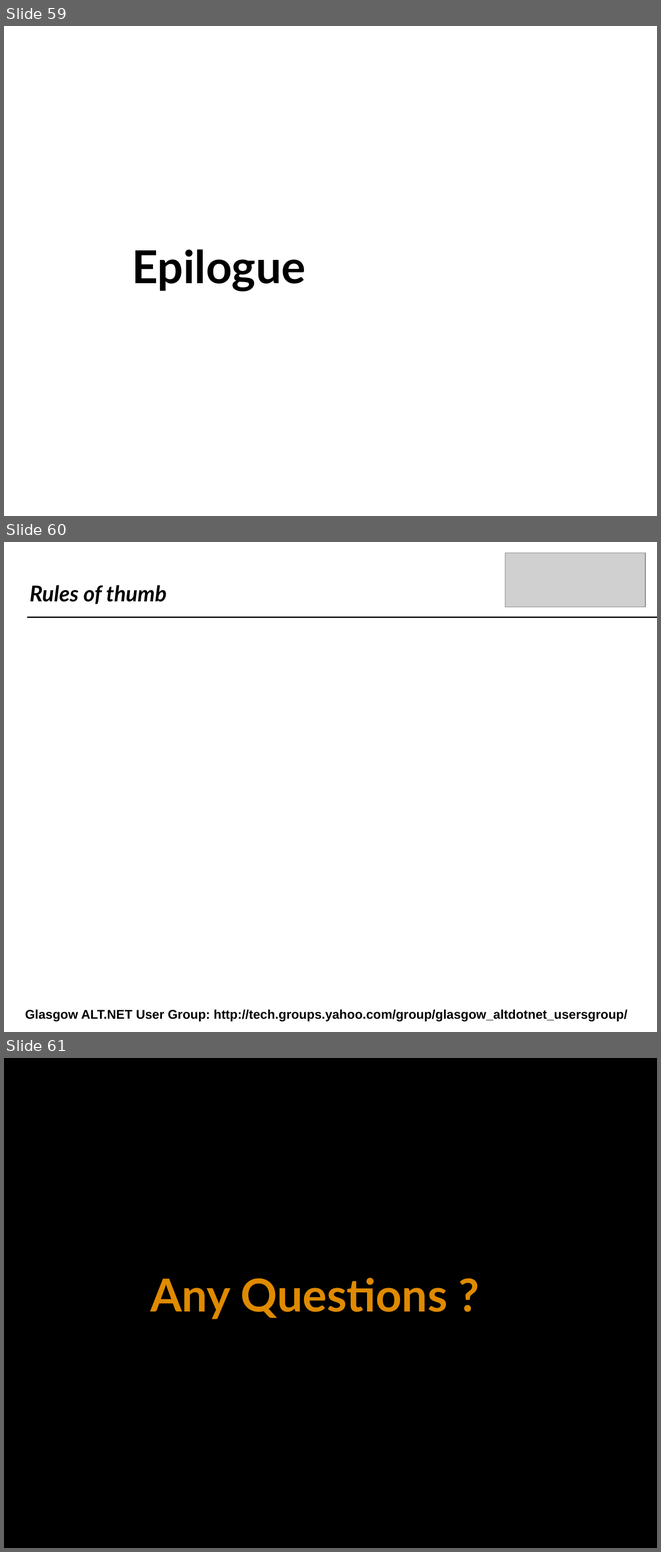
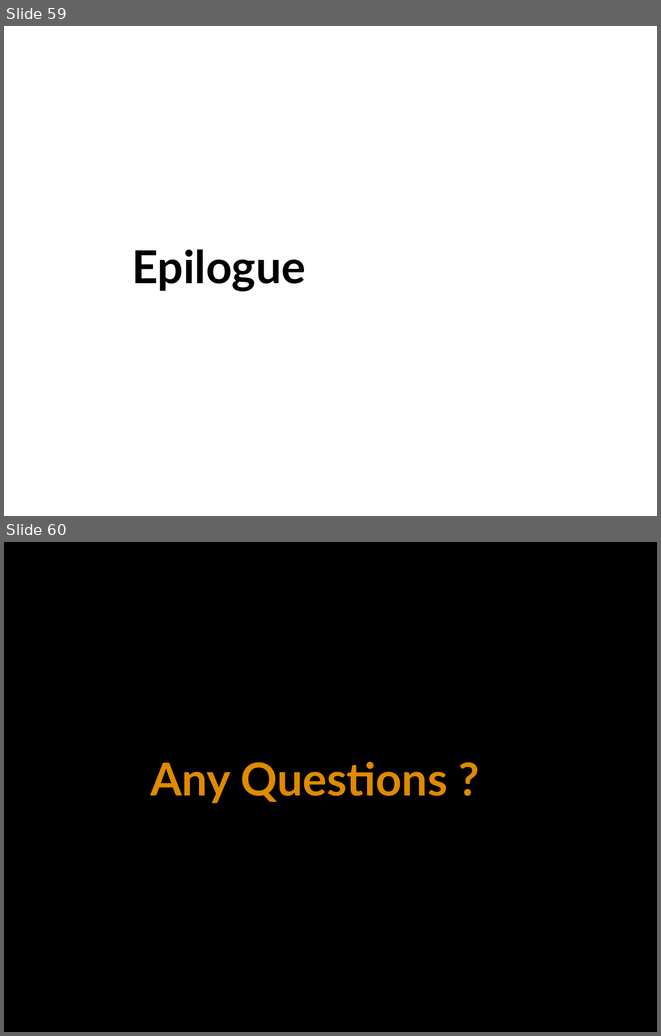
Before and after one commit to craignicol/scotaltdotnet, a slide deck: belfast/IOC-TDD-And Testability.ppt. Shown one above the other, each under a label of ours: slides 59, 60 and 61 before the commit, slides 59 and 60 after it. The pictures are 661x1552 and 661x1036 pixels, drawn with LibreOffice and Linux fonts; fonts in the diff are those of the drawing; grey boxes stand for pictures; background and template pictures are left out. Boxes give left, top, right and bottom in pixels: in the first picture for what was removed or moved away, otherwise in the second. Text is boxed around its words. In the diff, an @@ line names an element or a change of style, - is before the commit and + after.

Commit message:
IOC Talk updated

```diff
--- a/belfast/IOC-TDD-And Testability.ppt
+++ b/belfast/IOC-TDD-And Testability.ppt
@@ slide 60 removed at (x1=4, y1=542, x2=657, y2=1032), background picture (left out) @@
@@ picture removed at (x1=505, y1=553, x2=645, y2=607) @@
@@ text removed at (x1=29, y1=585, x2=167, y2=604) @@
-Rules of thumb
@@ line removed from (27, 617) to (657, 617) @@
@@ text removed at (x1=25, y1=1009, x2=628, y2=1021) @@
-Glasgow ALT.NET User Group: http://tech.groups.yahoo.com/group/glasgow_altdotnet_usersgroup/
@@ what was slide 61 is now slide 60 @@
```
Also in this commit, not shown: 1 slide added, 1 other slide removed, 1 other file.
